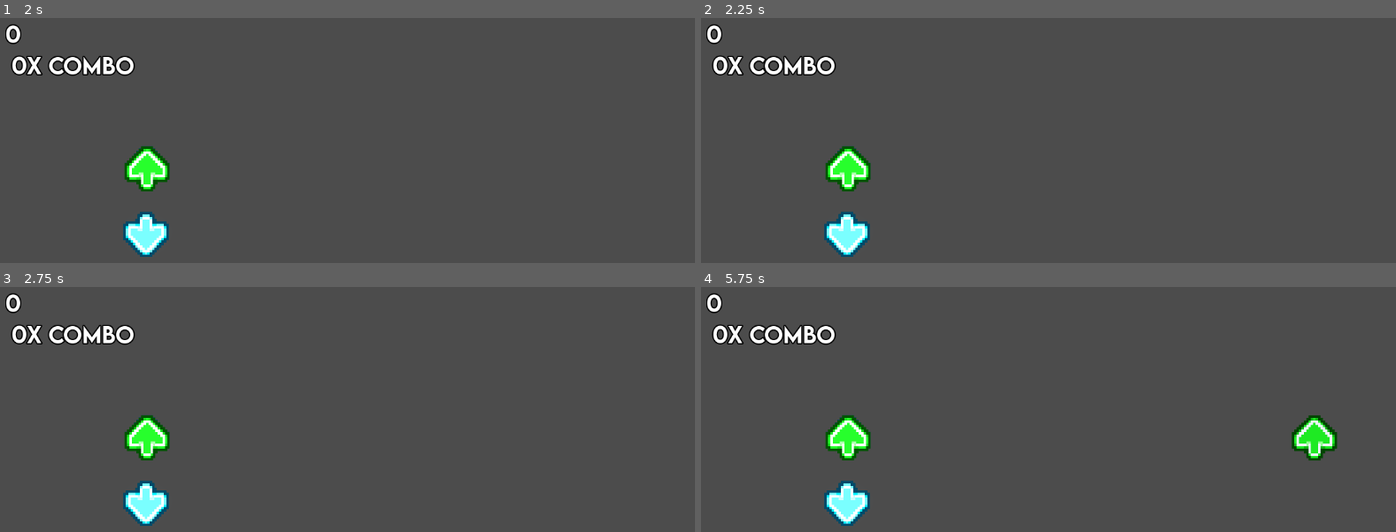
Above: before the commit, frames 1-4 (two rows, left to right).
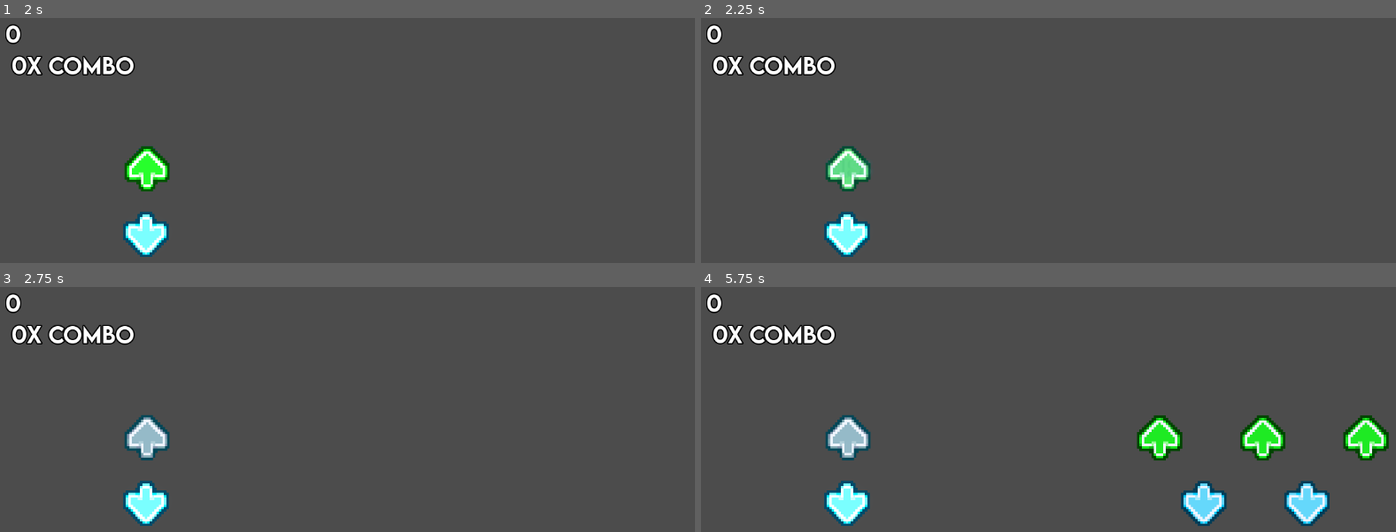
Above: after the commit, the same moments.

Repository: Miihto26/naturedash
Game: Godot game, scene res://levels/game_level.tscn
Two runs of this game, one before a commit and one after it. Both use one fixed random seed, a clock stepped at 60 frames per second and the inputs below. The project has no main scene, so this scene is started directly. Sound files missing from this copy of the repository are replaced by a short silence.
Inputs:
- Up to frame 1 (2 s): tap Enter at 0.5 s; hold Up (button_up_smack) 0.53-1.28 s; tap Space at 1.25 s; hold S (button_down_smack) from 1.28 s (still down)
- Up to frame 2 (2.25 s): tap Enter at 2 s; release S (button_down_smack) at 2.03 s; hold Up (button_up_smack) from 2.03 s (still down)
- Up to frame 3 (2.75 s): keep holding Up (button_up_smack)
- Up to frame 4 (5.75 s): tap Space at 2.75 s; tap Enter at 3.5 s; release Up (button_up_smack) at 3.53 s; hold S (button_down_smack) from 3.53 s (still down)

Frame 1 is identical in both runs. In frame 2, 0.7% of the frame differs, in the area x 17-25%, y 52-71%; in frame 3, 0.7%; in frame 4, 5.9%, in the area x 17-99%, y 52-98%.

Commit message:
just wanted to see how tf the code works 😝

Diff:
--- a/objects/key_listener.gd
+++ b/objects/key_listener.gd
@@ -6,10 +6,10 @@
 
 var falling_key_queue = []
 
-var perfect_press_threshold: float = 40
+var perfect_press_threshold: float = 55
 var great_press_threshold: float = 70
-var good_press_threshold: float = 90
-var ok_press_threshold: float = 115
+var good_press_threshold: float = 100
+var ok_press_threshold: float = 120
 
 var perfect_press_score: float = 250
 var great_press_score: float = 100
--- a/objects/level_editor.gd
+++ b/objects/level_editor.gd
@@ -6,7 +6,7 @@
 var current_level_name = "1-ENTER-EZRA"
 
 # time it takes falling key to reach critical spot
-var fk_fall_time: float = 1.875
+var fk_fall_time: float = 1.875 + 1
 var fk_output_arr = [[], []]
 
 var level_info = {
@@ -65,7 +65,7 @@
 						button_name = "button_down_smack"
 
 				for delay in key:
-					SpawnFallingKey(button_name, delay)
+					SpawnFallingKey(button_name, delay - fk_fall_time)
 
 				counter += 1
 
